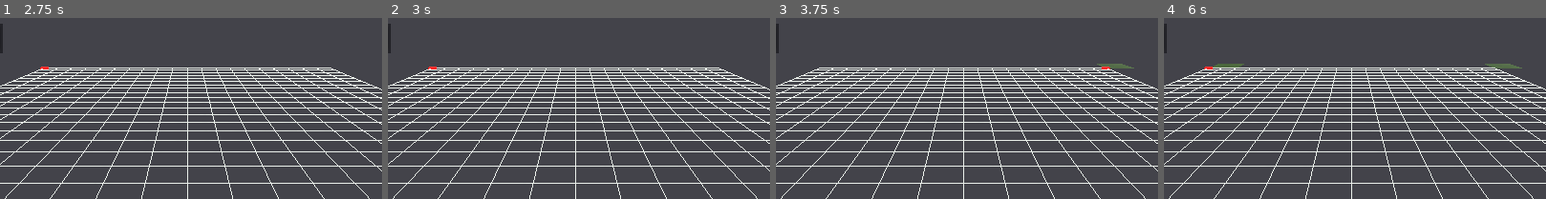
Above: before the commit, frames 1-4 (left to right).
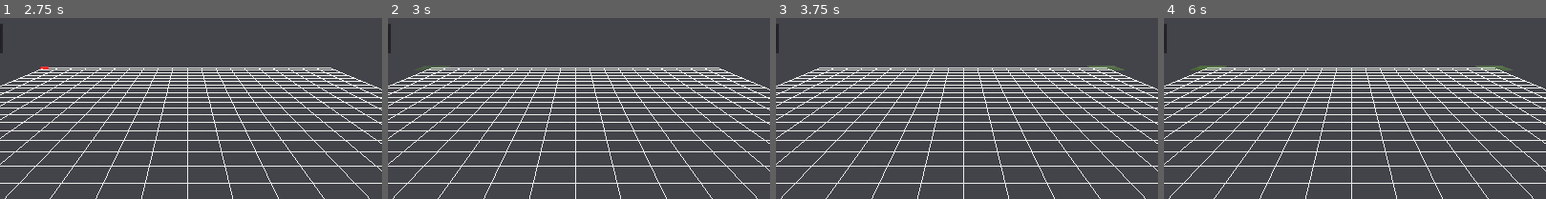
Above: after the commit, the same moments.

Repository: Ruixel/YACY
Game: Godot game, scene res://Scenes/Editor.tscn
Two runs of this game, one before a commit and one after it. Both use one fixed random seed, a clock stepped at 60 frames per second and the inputs below.
Inputs:
- Up to frame 1 (2.75 s): click "Start" at 0.5 s; click "Start" at 1.25 s; click "Wall" at 2 s
- Up to frame 2 (3 s): click "Platform" at 2.75 s
- Up to frame 3 (3.75 s): click "Up" at 3.5 s
- Up to frame 4 (6 s): click "Down" at 4.25 s; click "Wall" at 5 s; click "Platform" at 5.75 s
The pictures show only the part of the screen within x 26-76%, y 0-50%; the shares and areas given below are measured in that part.

Frame 1 is identical in both runs. In frame 2, less than 0.1% of the frame differs, in the area x 9-16%, y 26-29%; in frame 3, 0.2%; in frame 4, 0.5%, in the area x 6-94%, y 25-29%.

Commit message:
Preview shown when using platforms

Diff:
--- a/scripts/3DCursor.gd
+++ b/scripts/3DCursor.gd
@@ -4,23 +4,31 @@
 onready var WorldAPI  = get_node("../WorldInterface")
 onready var EditorGUI = get_node("../GUI")
 
+# For handling different methods of placement
 enum CursorStates {
 	WALL, PLATFORM, OBJECT
 }
 var state = CursorStates.WALL
 
-# For detecting movement
+# For detecting mouse movement
 var mouse_motion = Vector2()
 
+# Grid information for placing geometry / objects
 var grid_plane = Plane(Vector3(0,-1,0), 0.0)
 var grid_spacing = 1
 var grid_num = 20
 var grid_pos = Vector2()
 
-# Wall
+# Wall creation info
 var placement_start = Vector2()
 var placement_end = Vector2()
 
+# Prototype
+# This shows a preview of what will be placed and where
+var prototype = null
+var prototype_size = Vector2()
+
+# Connect signals
 func _ready():
 	EditorGUI.get_node("ObjectList").connect("s_changeTool", self, "on_tool_change")
 
@@ -63,11 +71,18 @@
 		pass
 
 func _plat_process():
+	if prototype == null:
+		prototype = WorldAPI.get_prototype(WorldConstants.Tools.PLATFORM)
+		self.visible = false
+
 	if Input.is_action_just_pressed("editor_place"):
 		WorldAPI.selection_create()
 
 	if Input.is_action_pressed("editor_place"):
 		WorldAPI.selection_buildPlat(grid_pos)
+	else:
+		# Show prototype
+		prototype.transform.origin = Vector3(grid_pos.x, 0, grid_pos.y)
 
 	if Input.is_action_just_released("editor_place"):
 		pass
@@ -78,8 +93,13 @@
 		mouse_motion = event.relative
 
 func on_tool_change(type):
+	if prototype != null:
+		prototype.queue_free()
+		prototype = null
+
 	match (type):
 		WorldConstants.Tools.WALL:
 			state = CursorStates.WALL
+			self.visible = true
 		WorldConstants.Tools.PLATFORM:
 			state = CursorStates.PLATFORM
--- a/scripts/GameWorld/PlatformGen.gd
+++ b/scripts/GameWorld/PlatformGen.gd
@@ -1,10 +1,15 @@
 extends Node
 
 onready var grass_mat = load("res://res/materials/grass.tres") # Grass Texture
+var prototype_grass_mat
+
+func _ready():
+	prototype_grass_mat = grass_mat.duplicate()
+	prototype_grass_mat.set_feature(SpatialMaterial.FEATURE_TRANSPARENT, true)
+	prototype_grass_mat.set_albedo(Color(1, 1, 1, 0.5))
 
 var quad_indices = [0, 1, 3, 1, 2, 3] # Magic array
-func _createPlatQuadMesh(start : Vector2, end : Vector2,
-	surface_tool : SurfaceTool, wall_vertices : Array, sIndex: int) -> void:
+func _createPlatQuadMesh(surface_tool : SurfaceTool, wall_vertices : Array, sIndex: int) -> void:
 
 	# Normal needs to be added before the vertex for some reason (TODO: Clean up)
 	var normal = (wall_vertices[2] - wall_vertices[1]).cross(wall_vertices[3] - wall_vertices[1]).normalized()
@@ -34,12 +39,13 @@
 	for idx in quad_indices:
 		surface_tool.add_index(sIndex + idx)
 
-func buildPlatform(start : Vector2, meshRef : MeshInstance) -> void:
+func buildPlatform(pos : Vector2, meshRef : MeshInstance, is_prototype : bool) -> void:
 	var surface_tool = SurfaceTool.new()
 	surface_tool.begin(Mesh.PRIMITIVE_TRIANGLES)
 
 	var height = 0
-	var end = Vector2(start.x + 2, start.y + 2)
+	var start = Vector2(pos.x - 1, pos.y - 1)
+	var end   = Vector2(pos.x + 1, pos.y + 1)
 
 	# Calculate wall vertices
 	var plat_vertices = []
@@ -47,11 +53,15 @@
 	plat_vertices.insert(1, Vector3(end.x,   height, start.y))
 	plat_vertices.insert(2, Vector3(end.x,   height, end.y))
 	plat_vertices.insert(3, Vector3(start.x, height, end.y))
-	_createPlatQuadMesh(start, end, surface_tool, plat_vertices, 0)
+	_createPlatQuadMesh(surface_tool, plat_vertices, 0)
 
 	# Rearrange vertices for the backwall
 	var bVertices = [plat_vertices[3], plat_vertices[2], plat_vertices[1], plat_vertices[0]]
-	_createPlatQuadMesh(start, end, surface_tool, bVertices, 4)
+	_createPlatQuadMesh(surface_tool, bVertices, 4)
 
-	surface_tool.set_material(grass_mat)
+	if is_prototype:
+		surface_tool.set_material(prototype_grass_mat)
+	else:
+		surface_tool.set_material(grass_mat)
+
 	meshRef.mesh = surface_tool.commit()
--- a/scripts/GameWorld/WorldInterfaceMock.gd
+++ b/scripts/GameWorld/WorldInterfaceMock.gd
@@ -8,6 +8,10 @@
 # WorldInterfaceMock, 2019
 # This is a mock of the world interface, in which GDScript can interact with the world
 # This will be ported to C++ as the need for an optimised world mesh generation becomes important
+
+# Code Sections:
+# Selection - Preview while building (mouse down)
+# Prototype - Preview before building (mouse hover), is transparent
 
 # Selection functions
 func selection_create():
@@ -23,4 +27,23 @@
 	wallGenerator.buildWall(start, end, selection)
 
 func selection_buildPlat(pos : Vector2):
-	platGenerator.buildPlatform(pos, selection)
+	platGenerator.buildPlatform(pos, selection, false)
+
+# Prototype functions
+func get_prototype(type) -> MeshInstance:
+	# Create instance
+	var prototype = MeshInstance.new()
+	prototype.set_name("Prot")
+	add_child(prototype)
+	prototype.set_owner(self)
+
+	match type:
+		WorldConstants.Tools.PLATFORM:
+			platGenerator.buildPlatform(Vector2(0,0), prototype, true)
+
+		# If it doesn't match anything then free and return nothing
+		_:
+			prototype.queue_free()
+			prototype = null
+
+	return prototype
